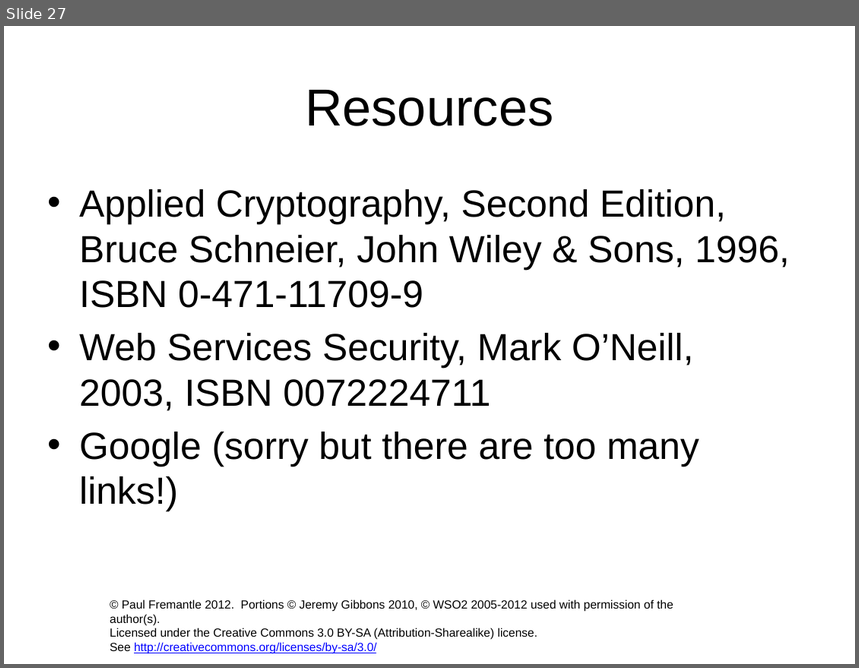
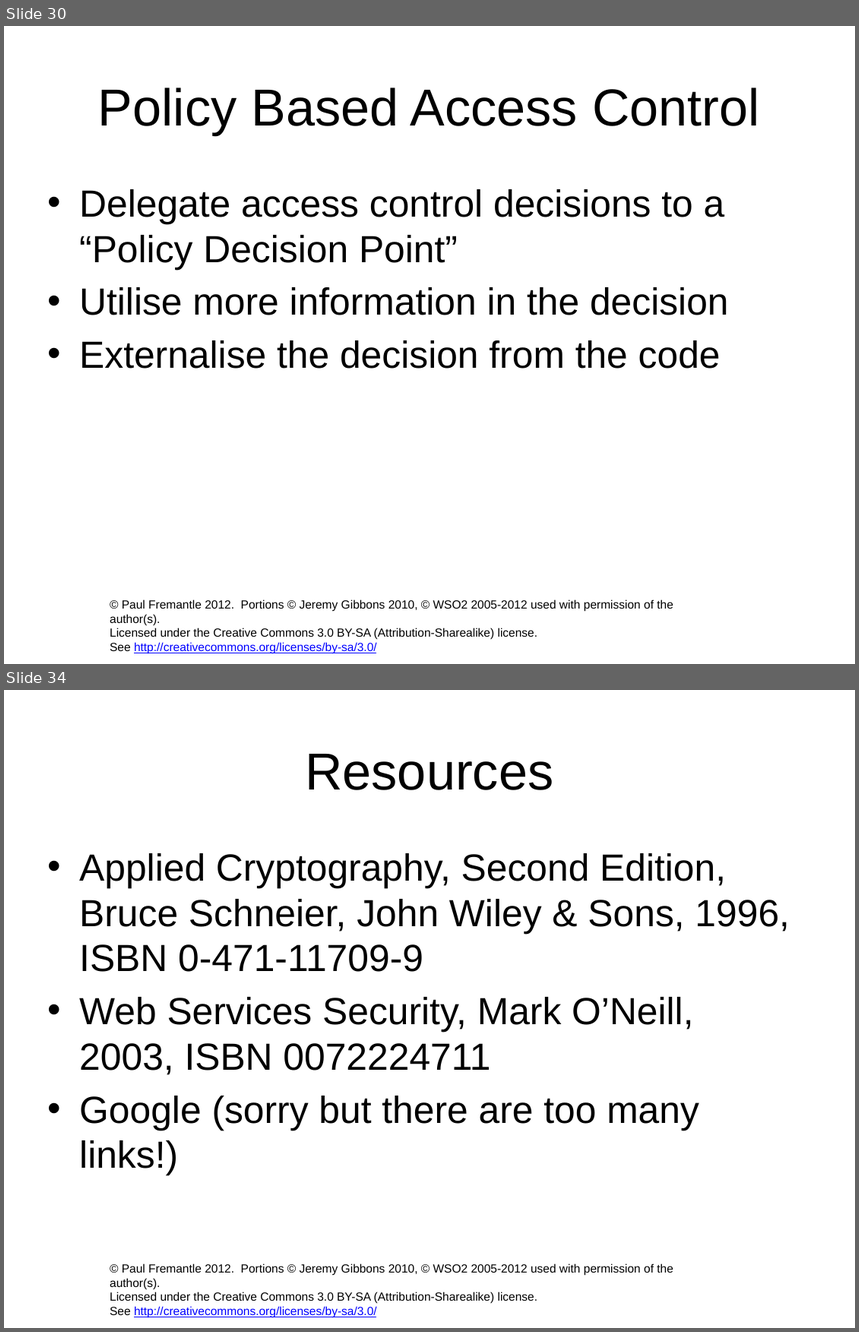
Before and after one commit to pzfreo/ox-soa-old, a slide deck: presentations/09-Security.pptx. Shown one above the other, each under a label of ours: slide 27 before the commit, slides 30 and 34 after it; the slides between them are not shown. The pictures are 859x668 and 859x1332 pixels, drawn with LibreOffice and Linux fonts; fonts in the diff are those of the drawing; background and template pictures are left out. Boxes give left, top, right and bottom in pixels: in the first picture for what was removed or moved away, otherwise in the second. Text is boxed around its words. In the diff, an @@ line names an element or a change of style, - is before the commit and + after.

```diff
--- a/presentations/09-Security.pptx
+++ b/presentations/09-Security.pptx
@@ slide 30 added at <box>4,26,855,664</box>, background #FFFFFF; not listed: 1 template element that a slide beside it also shows @@
@@ title added at <box>98,88,759,135</box>, 44 pt, text #000000 @@
+Policy Based Access Control
@@ text added at <box>79,189,729,369</box>, 32 pt, text #000000 @@
+• Delegate access control decisions to a “Policy Decision Point”
+• Utilise more information in the decision
+• Externalise the decision from the code
@@ what was slide 27 is now slide 34 @@
```
Also in this commit, not shown: 1 slide changed, 6 other slides added, 2 other files.
